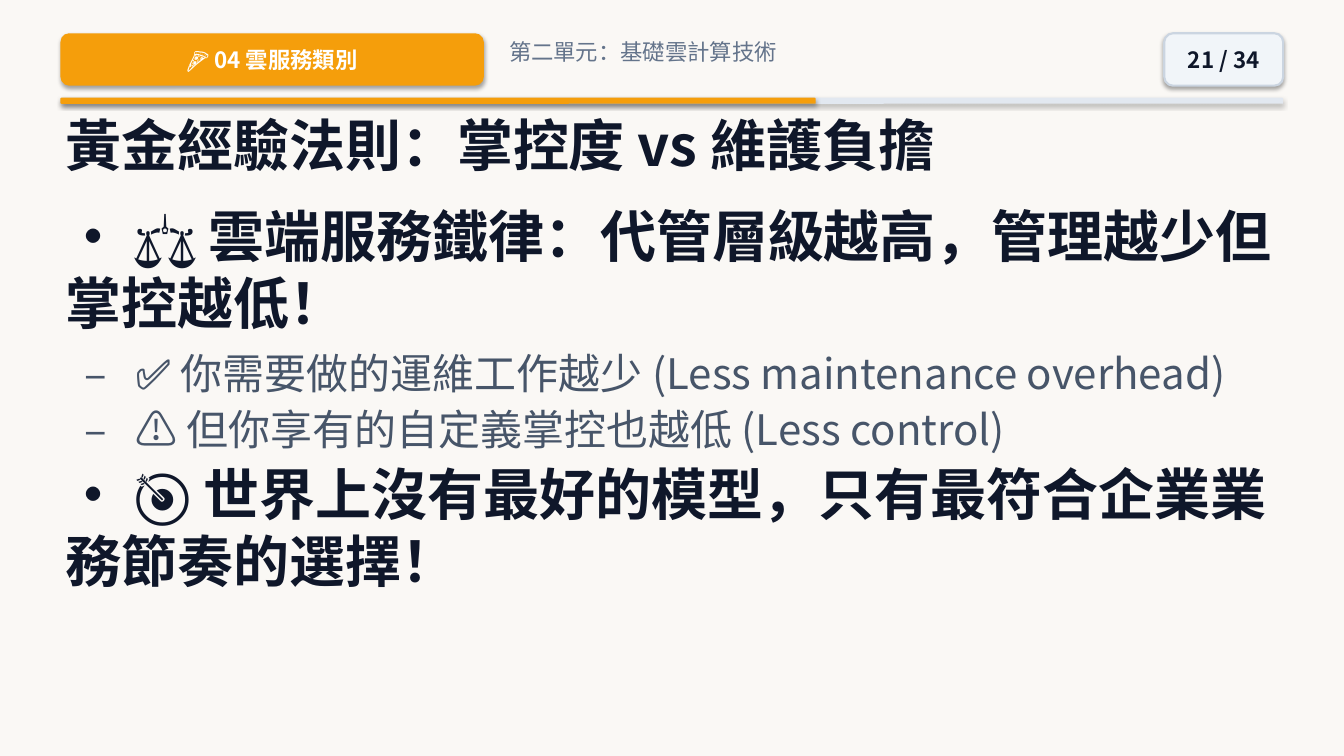
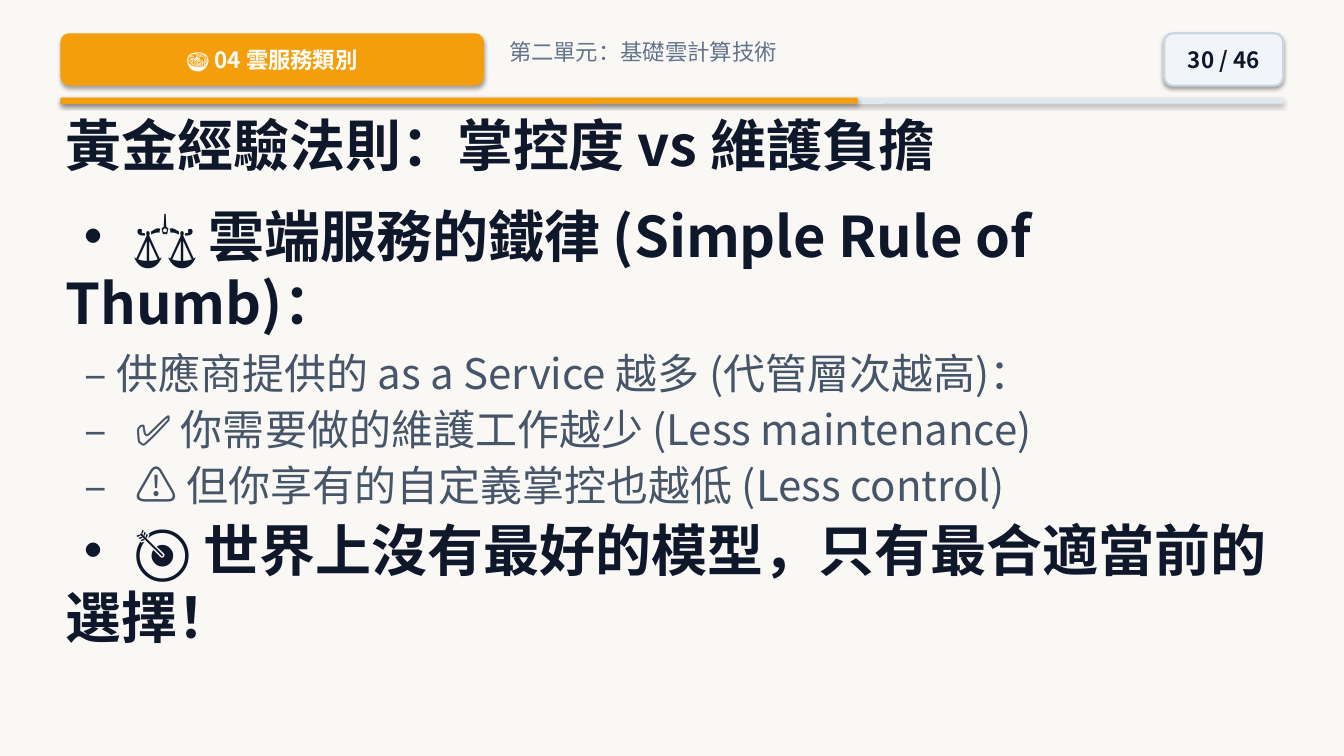
Before and after one commit to joe-ging/seed-cloud-curriculum, a slide deck: slide 30 of downloads/Deck01_Cloud_Level2_NextGen_Pixar_Theme.pptx (slide 21 before the commit). Drawn at 1344x756 pixels with LibreOffice and Linux fonts; fonts in the diff are those of the drawing. Boxes give left, top, right and bottom in pixels: in the first picture for what was removed or moved away, otherwise in the second. Text is boxed around its words. In the diff, an @@ line names an element or a change of style, - is before the commit and + after.

```diff
--- a/downloads/Deck01_Cloud_Level2_NextGen_Pixar_Theme.pptx
+++ b/downloads/Deck01_Cloud_Level2_NextGen_Pixar_Theme.pptx
@@ text in rounded rectangle at [1188,51,1259,69]: text changed @@
-21 / 34
+30 / 46
@@ rounded rectangle: place and size @@
-rounded rectangle at [60,98,816,104]
+rounded rectangle at [60,98,858,104]
@@ text at [65,209,1032,453]: text changed @@
-• ⚖️ 雲端服務鐵律：代管層級越高，管理越少但掌控越低！
-– ✅ 你需要做的運維工作越少 (Less maintenance overhead)
+• ⚖️ 雲端服務的鐵律 (Simple Rule of Thumb)：
+– 供應商提供的 as a Service 越多 (代管層次越高)：
+– ✅ 你需要做的維護工作越少 (Less maintenance)
@@ text at [65,523,1267,643]: text changed @@
-• 🎯 世界上沒有最好的模型，只有最符合企業業務節奏的選擇！
+• 🎯 世界上沒有最好的模型，只有最合適當前的選擇！
```
Also in this commit, not shown: 31 other slides changed, 13 slides added, 1 slide removed, 50 other files.
